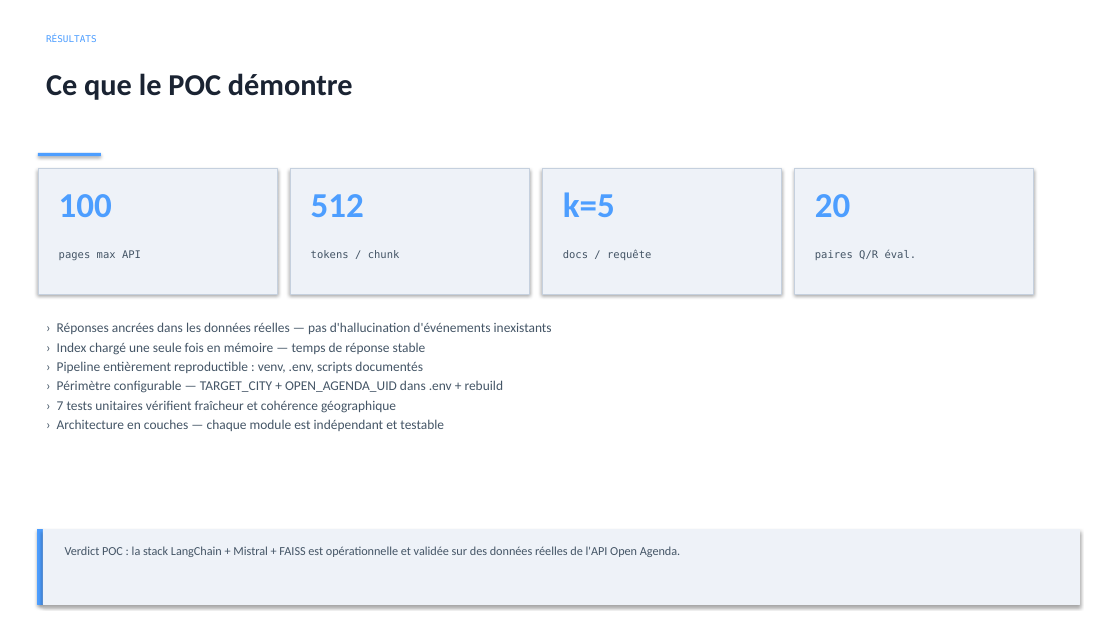
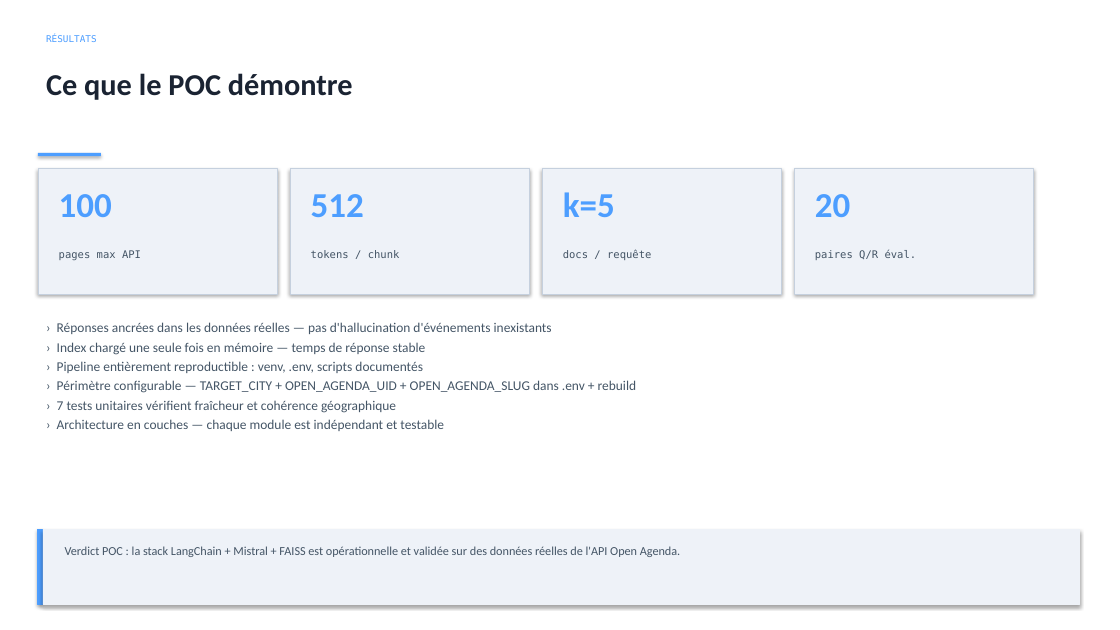
Before and after one commit to mcourte/DE_Projet_11, a slide deck: slide 11 of pulsevents_soutenance.pptx. Drawn at 1120x630 pixels with LibreOffice and Linux fonts; fonts in the diff are those of the drawing. Boxes give left, top, right and bottom in pixels: in the first picture for what was removed or moved away, otherwise in the second. Text is boxed around its words. In the diff, an @@ line names an element or a change of style, - is before the commit and + after.

```diff
--- a/pulsevents_soutenance.pptx
+++ b/pulsevents_soutenance.pptx
@@ text at <box>57,380,637,393</box>: text changed @@
-› Périmètre configurable — TARGET_CITY + OPEN_AGENDA_UID dans .env + rebuild
+› Périmètre configurable — TARGET_CITY + OPEN_AGENDA_UID + OPEN_AGENDA_SLUG dans .env + rebuild
```
Also in this commit, not shown: 1 other slide changed.
